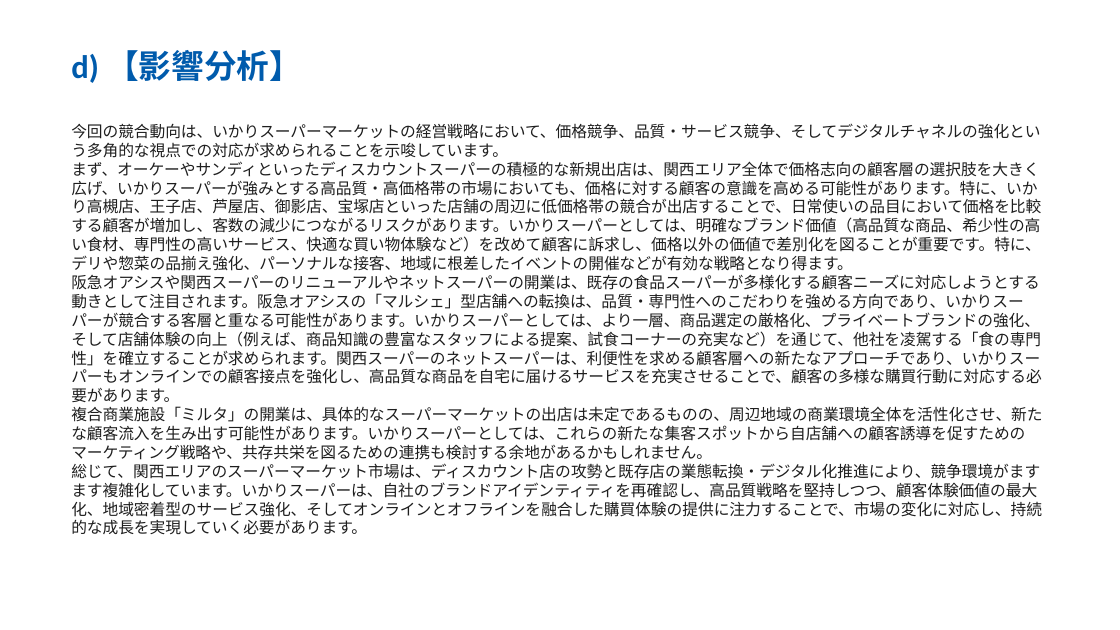
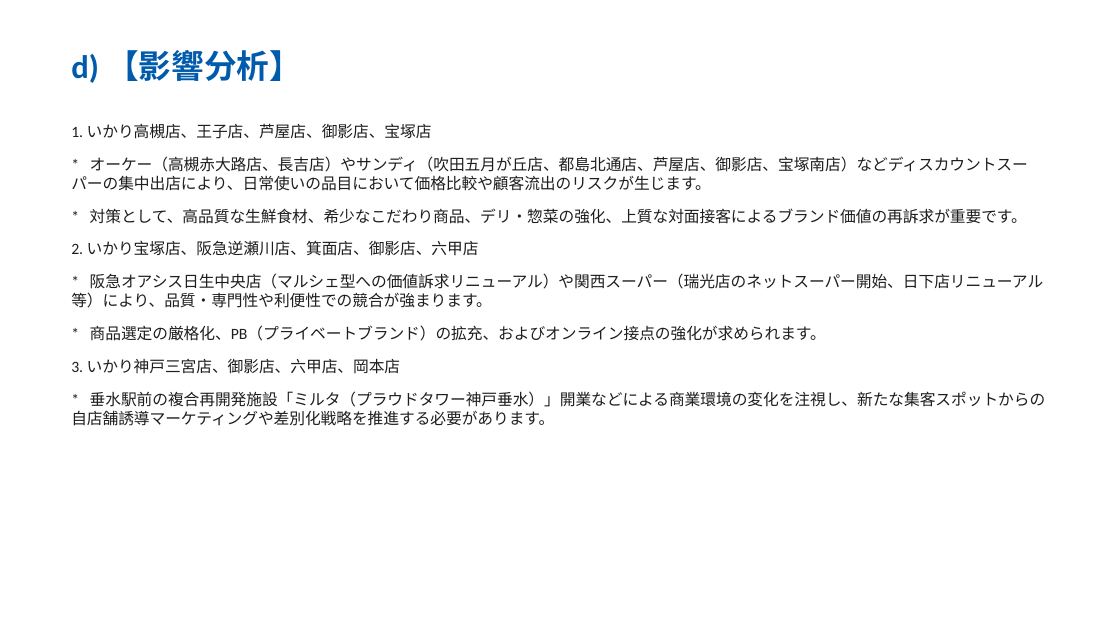
Before and after one commit to yutatbgt-bit/Competitive-research, a slide deck: slide 7 of report/2026_09_02_competitive_report_no_limit.pptx. Drawn at 1120x630 pixels with LibreOffice and Linux fonts; fonts in the diff are those of the drawing. Boxes give left, top, right and bottom in pixels: in the first picture for what was removed or moved away, otherwise in the second. Text is boxed around its words. In the diff, an @@ line names an element or a change of style, - is before the commit and + after.

```diff
--- a/report/2026_09_02_competitive_report_no_limit.pptx
+++ b/report/2026_09_02_competitive_report_no_limit.pptx
@@ text at box(71, 123, 1046, 426): text changed @@
-今回の競合動向は、いかりスーパーマーケットの経営戦略において、価格競争、品質・サービス競争、そしてデジタルチャネルの強化という多角的な視点での対応が求められることを示唆しています。
-まず、オーケーやサンディといったディスカウントスーパーの積極的な新規出店は、関西エリア全体で価格志向の顧客層の選択肢を大きく広げ、いかりスーパーが強みとする高品質・高価格帯の市場においても、価格に対する顧客の意識を高める可能性があります。特に、いかり高槻店、王子店、芦屋店、御影店、宝塚店といった店舗の周辺に低価格帯の競合が出店することで、日常使いの品目において価格を比較する顧客が増加し、客数の減少につながるリスクがあります。いかりスーパーとしては、明確なブランド価値（高品質な商品、希少性の高い食材、専門性の高いサービス、快適な買い物体験など）を改めて顧客に訴求し、価格以外の価値で差別化を図ることが重要です。特に、デリや惣菜の品揃え強化、パーソナルな接客、地域に根差したイベントの開催などが有効な戦略となり得ます。
-阪急オアシスや関西スーパーのリニューアルやネットスーパーの開業は、既存の食品スーパーが多様化する顧客ニーズに対応しようとする動きとして注目されます。阪急オアシスの「マルシェ」型店舗への転換は、品質・専門性へのこだわりを強める方向であり、いかりスーパーが競合する客層と重なる可能性があります。いかりスーパーとしては、より一層、商品選定の厳格化、プライベートブランドの強化、そして店舗体験の向上（例えば、商品知識の豊富なスタッフによる提案、試食コーナーの充実など）を通じて、他社を凌駕する「食の専門性」を確立することが求められます。関西スーパーのネットスーパーは、利便性を求める顧客層への新たなアプローチであり、いかりスーパーもオンラインでの顧客接点を強化し、高品質な商品を自宅に届けるサービスを充実させることで、顧客の多様な購買行動に対応する必要があります。
-複合商業施設「ミルタ」の開業は、具体的なスーパーマーケットの出店は未定であるものの、周辺地域の商業環境全体を活性化させ、新たな顧客流入を生み出す可能性があります。いかりスーパーとしては、これらの新たな集客スポットから自店舗への顧客誘導を促すためのマーケティング戦略や、共存共栄を図るための連携も検討する余地があるかもしれません。
-総じて、関西エリアのスーパーマーケット市場は、ディスカウント店の攻勢と既存店の業態転換・デジタル化推進により、競争環境がますます複雑化しています。いかりスーパーは、自社のブランドアイデンティティを再確認し、高品質戦略を堅持しつつ、顧客体験価値の最大化、地域密着型のサービス強化、そしてオンラインとオフラインを融合した購買体験の提供に注力することで、市場の変化に対応し、持続的な成長を実現していく必要があります。
+1. いかり高槻店、王子店、芦屋店、御影店、宝塚店
+* オーケー（高槻赤大路店、長吉店）やサンディ（吹田五月が丘店、都島北通店、芦屋店、御影店、宝塚南店）などディスカウントスーパーの集中出店により、日常使いの品目において価格比較や顧客流出のリスクが生じます。
+* 対策として、高品質な生鮮食材、希少なこだわり商品、デリ・惣菜の強化、上質な対面接客によるブランド価値の再訴求が重要です。
+2. いかり宝塚店、阪急逆瀬川店、箕面店、御影店、六甲店
+* 阪急オアシス日生中央店（マルシェ型への価値訴求リニューアル）や関西スーパー（瑞光店のネットスーパー開始、日下店リニューアル等）により、品質・専門性や利便性での競合が強まります。
+* 商品選定の厳格化、PB（プライベートブランド）の拡充、およびオンライン接点の強化が求められます。
+3. いかり神戸三宮店、御影店、六甲店、岡本店
+* 垂水駅前の複合再開発施設「ミルタ（プラウドタワー神戸垂水）」開業などによる商業環境の変化を注視し、新たな集客スポットからの自店舗誘導マーケティングや差別化戦略を推進する必要があります。
```
Also in this commit, not shown: 7 other files.
